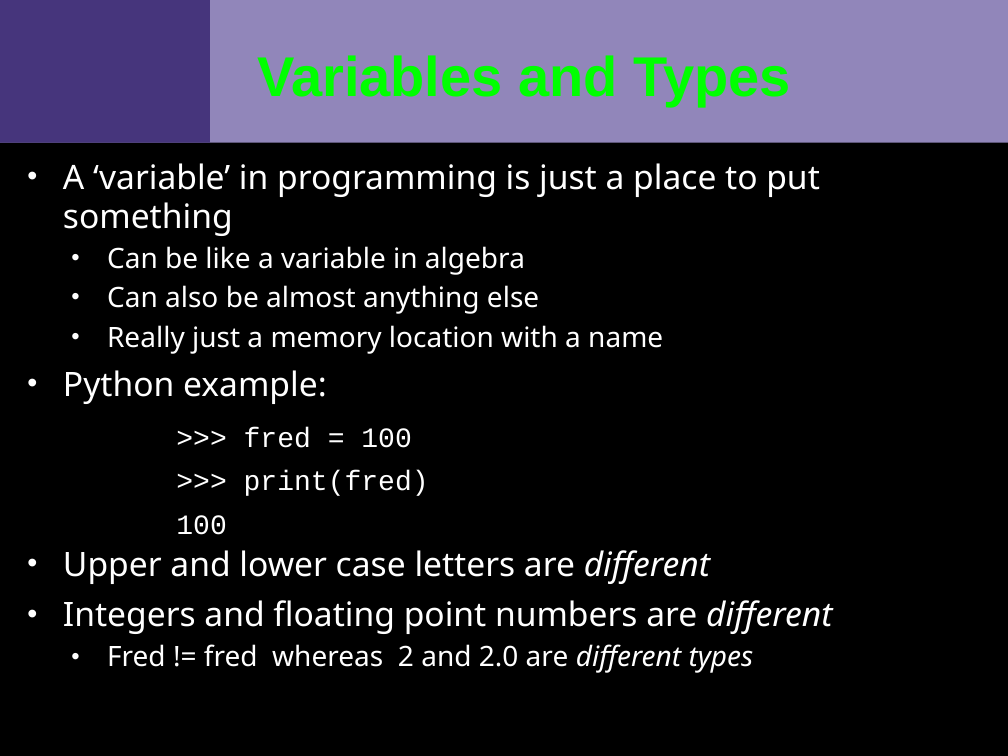
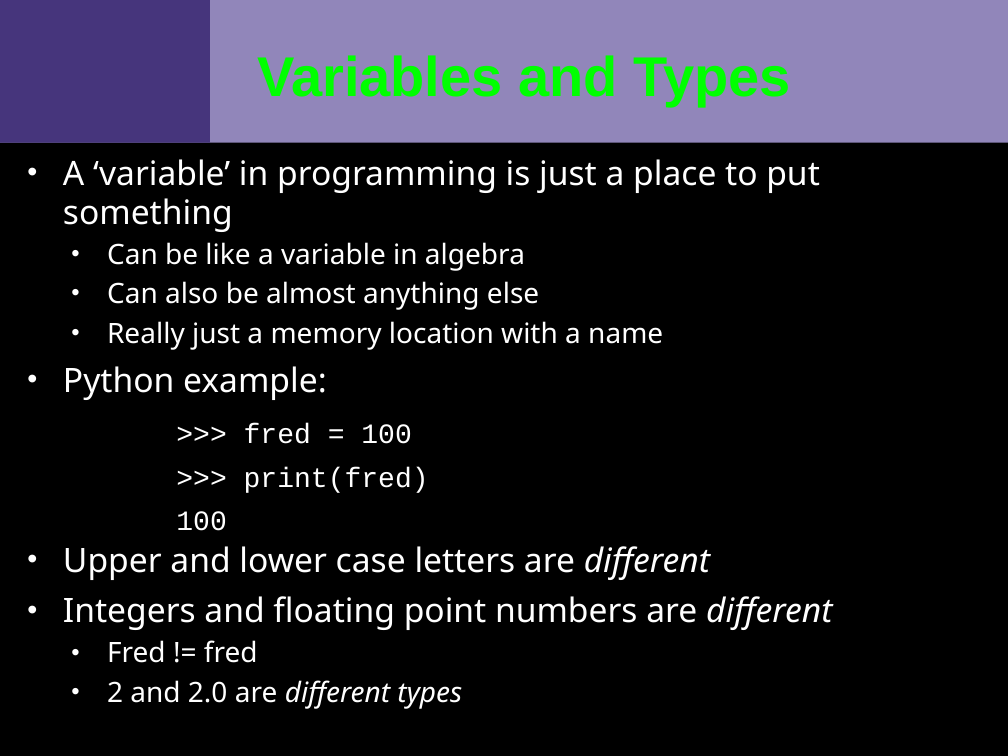
Before and after one commit to VCTLabs/swfk-python-intro, a slide deck: slide 3 of course_materials/slides/slideset2_beginning_python2_dev_SWFK.odp. Drawn at 1008x756 pixels with LibreOffice and Linux fonts; fonts in the diff are those of the drawing; background and template pictures are left out. Boxes give left, top, right and bottom in pixels: in the first picture for what was removed or moved away, otherwise in the second. Text is boxed around its words. In the diff, an @@ line names an element or a change of style, - is before the commit and + after.

```diff
--- a/course_materials/slides/slideset2_beginning_python2_dev_SWFK.odp
+++ b/course_materials/slides/slideset2_beginning_python2_dev_SWFK.odp
@@ text at [107, 640, 462, 709]: text changed @@
-  • Fred != fred whereas 2 and 2.0 are different types
+  • Fred != fred
+  • 2 and 2.0 are different types
```
Also in this commit, not shown: 5 other slides changed, 9 other files.
